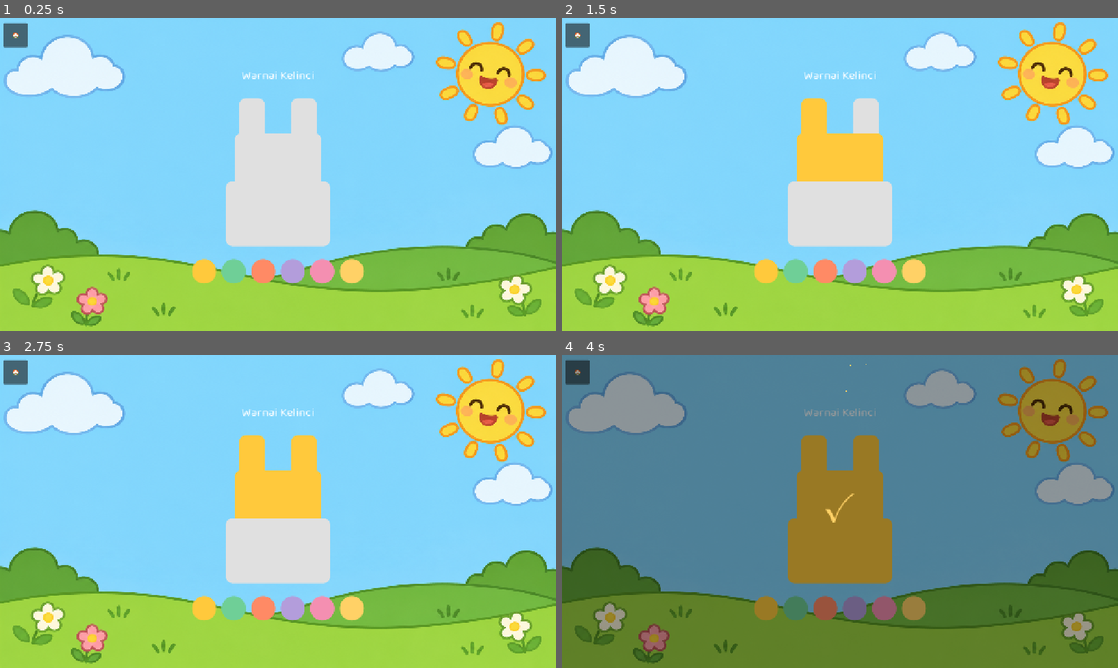
Above: before the commit, frames 1-4 (two rows, left to right).
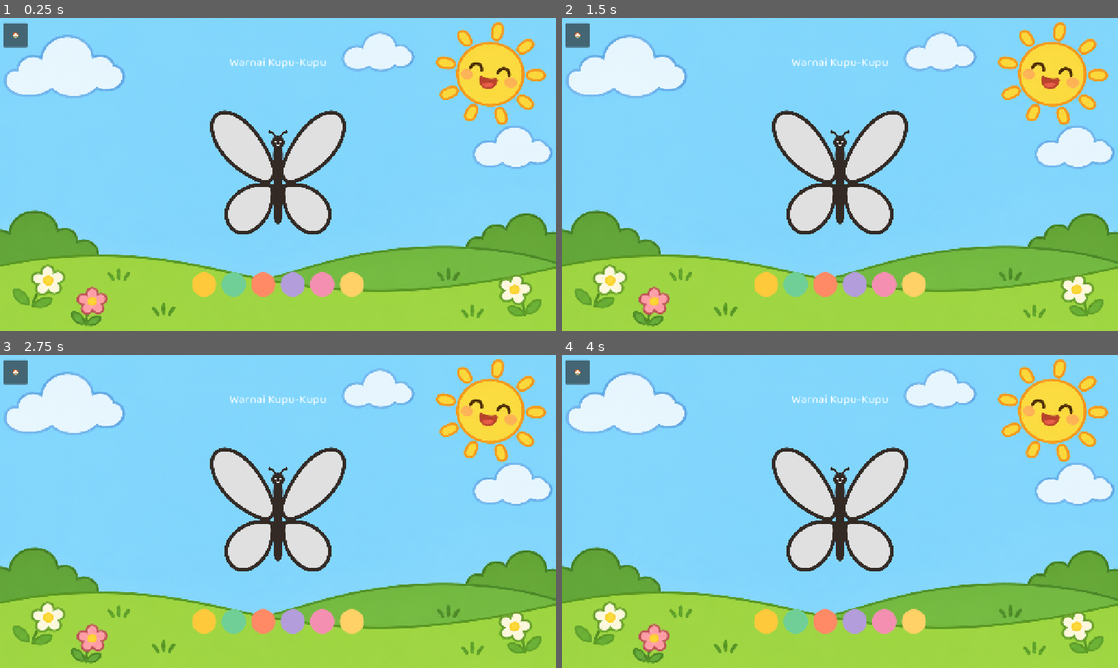
Above: after the commit, the same moments.

Repository: ptnusavisionmedia/game-balita
Game: Godot game, scene res://features/feature_mewarnai/Mewarnai.tscn
The game is run twice, just before and just after one commit, with the same random seed, the same clock (stepped at 60 frames per second) and the same inputs. This scene is started directly instead of the project's main scene.
Inputs (mouse positions are in pixels of both pictures, inside the frame that each line leads up to):
- Up to frame 1 (0.25 s): no input
- Up to frame 2 (1.5 s): click (812, 121) at 0.52 s; click (840, 171) at 1.27 s
- Up to frame 3 (2.75 s): click (305, 458) at 2.02 s
- Up to frame 4 (4 s): click (840, 498) at 2.77 s; click (840, 549) at 3.52 s

The runs differ from the first frame. In frame 1, 8.0% of the frame differs, in the area x 34-66%, y 12-90%; in frame 2, 9.5%; in frame 3, 9.6%; in frame 4, 100%, in the area x 0-100%, y 0-100%.

Commit message:
feat: redesain feature_puzzle & feature_mewarnai pakai ilustrasi asli
- feature_puzzle: shape-sorter asli (persegi/lingkaran/segitiga, solid
  + outline) ganti kotak warna generik — pola yang sudah didokumentasikan
  di obsidian-vault/Specs/feature_puzzle.md & docs/ASSET_LIST.md #6.
  Fallback ke kotak warna tetap ada kalau gambar belum ada.
- feature_mewarnai: 3 gambar (kelinci/bunga/kupu-kupu, dipilih acak per
  sesi) pakai lineart + 4 mask per gambar, bukan kotak abu-abu posisi
  manual. Area jadi TextureButton: `modulate` mewarnai bentuk aslinya,
  `texture_click_mask` dari alpha mask bikin hit-area ikut bentuk (lihat
  docs/PRECISION_ASSETS.md). Fallback kotak lama tetap ada.
- SfxService.play(null) di kedua modul diganti sfx_correct/sfx_tap asli.

Belum ditest di Godot editor — perlu verifikasi visual sebelum dianggap
selesai (lihat docs/TASK_BOARD.md).

Co-Authored-By: Claude Sonnet 5 <noreply@anthropic.com>

Diff:
--- a/features/feature_mewarnai/data/mewarnai_data.json
+++ b/features/feature_mewarnai/data/mewarnai_data.json
@@ -2,12 +2,37 @@
   {
     "picture_id": "kelinci",
     "picture_name": "Kelinci",
-    "canvas_size": { "w": 360, "h": 360 },
+    "canvas_size": { "w": 420, "h": 420 },
+    "lineart": "res://features/feature_mewarnai/assets/images/rabbit/rabbit_lineart.png",
     "areas": [
-      { "id": "telinga_kiri", "rect": { "x": 90, "y": 10, "w": 60, "h": 100 } },
-      { "id": "telinga_kanan", "rect": { "x": 210, "y": 10, "w": 60, "h": 100 } },
-      { "id": "kepala", "rect": { "x": 80, "y": 90, "w": 200, "h": 130 } },
-      { "id": "badan", "rect": { "x": 60, "y": 200, "w": 240, "h": 150 } }
+      { "id": "telinga_kiri", "name": "Telinga kiri", "mask": "res://features/feature_mewarnai/assets/images/rabbit/mask_left_ear.png" },
+      { "id": "telinga_kanan", "name": "Telinga kanan", "mask": "res://features/feature_mewarnai/assets/images/rabbit/mask_right_ear.png" },
+      { "id": "kepala", "name": "Kepala", "mask": "res://features/feature_mewarnai/assets/images/rabbit/mask_head.png" },
+      { "id": "badan", "name": "Badan", "mask": "res://features/feature_mewarnai/assets/images/rabbit/mask_body.png" }
+    ]
+  },
+  {
+    "picture_id": "bunga",
+    "picture_name": "Bunga",
+    "canvas_size": { "w": 420, "h": 420 },
+    "lineart": "res://features/feature_mewarnai/assets/images/flower/flower_lineart.png",
+    "areas": [
+      { "id": "mahkota", "name": "Mahkota", "mask": "res://features/feature_mewarnai/assets/images/flower/mask_blossom.png" },
+      { "id": "tengah", "name": "Tengah bunga", "mask": "res://features/feature_mewarnai/assets/images/flower/mask_center.png" },
+      { "id": "daun_kiri", "name": "Daun kiri", "mask": "res://features/feature_mewarnai/assets/images/flower/mask_left_leaf.png" },
+      { "id": "daun_kanan", "name": "Daun kanan", "mask": "res://features/feature_mewarnai/assets/images/flower/mask_right_leaf.png" }
+    ]
+  },
+  {
+    "picture_id": "kupu_kupu",
+    "picture_name": "Kupu-Kupu",
+    "canvas_size": { "w": 420, "h": 420 },
+    "lineart": "res://features/feature_mewarnai/assets/images/butterfly/butterfly_lineart.png",
+    "areas": [
+      { "id": "sayap_atas_kiri", "name": "Sayap atas kiri", "mask": "res://features/feature_mewarnai/assets/images/butterfly/mask_upper_left_wing.png" },
+      { "id": "sayap_atas_kanan", "name": "Sayap atas kanan", "mask": "res://features/feature_mewarnai/assets/images/butterfly/mask_upper_right_wing.png" },
+      { "id": "sayap_bawah_kiri", "name": "Sayap bawah kiri", "mask": "res://features/feature_mewarnai/assets/images/butterfly/mask_lower_left_wing.png" },
+      { "id": "sayap_bawah_kanan", "name": "Sayap bawah kanan", "mask": "res://features/feature_mewarnai/assets/images/butterfly/mask_lower_right_wing.png" }
     ]
   }
 ]
--- a/features/feature_mewarnai/mewarnai.gd
+++ b/features/feature_mewarnai/mewarnai.gd
@@ -6,6 +6,16 @@
 ## Palet warna sengaja pakai AppColors (bukan data file terpisah) supaya
 ## konsisten dengan feature_warna tanpa feature_* saling depend satu sama
 ## lain (lihat docs/ARCHITECTURE.md "Aturan dependensi").
+##
+## Update 2026-11-22: dipasang ilustrasi asli (lineart + mask per area,
+## lihat docs/ASSET_LIST.md #4 & docs/PRECISION_ASSETS.md) — ganti dari
+## kotak abu-abu posisi manual. Area jadi `TextureButton` yang texture-nya
+## = mask PNG itu sendiri: `modulate` mewarnai area (mask putih di atas
+## alpha transparan, jadi `modulate` = warna cat langsung kelihatan di
+## bentuk aslinya, bukan kotak), dan `texture_click_mask` (dibuat dari
+## alpha mask saat runtime) bikin hit-area PAS ikut bentuk, bukan kotak
+## bounding. Lineart digambar di atas semua area (mouse_filter=IGNORE,
+## supaya klik tetap tembus ke area di bawahnya).
 
 const DATA_PATH := "res://features/feature_mewarnai/data/mewarnai_data.json"
 const StarRewardOverlayScene := preload("res://core/scenes/StarRewardOverlay.tscn")
@@ -20,6 +30,7 @@
 var _filled_ids: Dictionary = {}
 var _active_color: Color
 var _area_buttons: Dictionary = {}
+var _uses_mask_art: bool = false
 
 
 func _ready() -> void:
@@ -31,9 +42,11 @@
 	if pictures.is_empty():
 		push_warning("feature_mewarnai: mewarnai_data.json kosong/gagal dibaca — modul tidak bisa jalan.")
 		return
-	var picture: Dictionary = pictures[0]
+	randomize()
+	var picture: Dictionary = pictures[randi() % pictures.size()]
 	_areas = picture.get("areas", [])
 	_active_color = _palette[0]
+	_uses_mask_art = not _areas.is_empty() and FileAccess.file_exists(str(_areas[0].get("mask", "")))
 
 	var vbox := VBoxContainer.new()
 	vbox.anchor_right = 1.0
@@ -58,10 +71,27 @@
 	canvas.size_flags_horizontal = Control.SIZE_SHRINK_CENTER
 	vbox.add_child(canvas)
 
-	for area in _areas:
-		var button := _make_area_button(area)
-		canvas.add_child(button)
-		_area_buttons[area.get("id", "")] = button
+	if _uses_mask_art:
+		for area in _areas:
+			var button := _make_mask_area_button(area, canvas.custom_minimum_size)
+			canvas.add_child(button)
+			_area_buttons[area.get("id", "")] = button
+		var lineart_path: String = picture.get("lineart", "")
+		if lineart_path != "" and FileAccess.file_exists(lineart_path):
+			var lineart := TextureRect.new()
+			lineart.texture = load(lineart_path)
+			lineart.anchor_right = 1.0
+			lineart.anchor_bottom = 1.0
+			lineart.expand_mode = TextureRect.EXPAND_IGNORE_SIZE
+			lineart.stretch_mode = TextureRect.STRETCH_SCALE
+			lineart.mouse_filter = Control.MOUSE_FILTER_IGNORE
+			canvas.add_child(lineart)
+	else:
+		# Fallback kotak abu-abu posisi manual, kalau data belum punya mask.
+		for area in _areas:
+			var button := _make_rect_area_button(area)
+			canvas.add_child(button)
+			_area_buttons[area.get("id", "")] = button
 
 	var palette_box := HBoxContainer.new()
 	palette_box.alignment = BoxContainer.ALIGNMENT_CENTER
@@ -81,12 +111,38 @@
 	return parsed if parsed is Array else []
 
 
-func _make_area_button(area: Dictionary) -> Button:
+## Area ilustrasi asli: 1 `TextureButton` per area, texture = mask PNG-nya
+## sendiri (putih di atas alpha transparan). `modulate` mewarnai bentuknya
+## langsung (bukan kotak bounding), `texture_click_mask` dari alpha mask
+## bikin hit-area ikut bentuk aslinya juga.
+func _make_mask_area_button(area: Dictionary, canvas_size: Vector2) -> TextureButton:
+	var mask_texture: Texture2D = load(str(area.get("mask", "")))
+	var button := TextureButton.new()
+	button.texture_normal = mask_texture
+	button.ignore_texture_size = true
+	button.stretch_mode = TextureButton.STRETCH_SCALE
+	button.anchor_right = 1.0
+	button.anchor_bottom = 1.0
+	button.modulate = UNFILLED_COLOR
+	button.texture_click_mask = _make_click_mask(mask_texture)
+	button.pressed.connect(_on_area_pressed.bind(area.get("id", "")))
+	return button
+
+
+func _make_click_mask(texture: Texture2D) -> BitMap:
+	var bitmap := BitMap.new()
+	bitmap.create_from_image_alpha(texture.get_image())
+	return bitmap
+
+
+## Fallback lama (kotak posisi manual) — dipakai kalau `mewarnai_data.json`
+## belum punya field "mask" (misal data custom tanpa ilustrasi asli).
+func _make_rect_area_button(area: Dictionary) -> Button:
 	var rect: Dictionary = area.get("rect", {})
 	var button := Button.new()
 	button.position = Vector2(rect.get("x", 0), rect.get("y", 0))
 	button.size = Vector2(rect.get("w", 50), rect.get("h", 50))
-	_set_button_color(button, UNFILLED_COLOR)
+	_set_rect_button_color(button, UNFILLED_COLOR)
 	button.pressed.connect(_on_area_pressed.bind(area.get("id", "")))
 	return button
 
@@ -103,7 +159,7 @@
 	return swatch
 
 
-func _set_button_color(button: Button, color: Color) -> void:
+func _set_rect_button_color(button: Button, color: Color) -> void:
 	var style := StyleBoxFlat.new()
 	style.bg_color = color
 	style.set_corner_radius_all(16)
@@ -114,11 +170,14 @@
 ## Tidak ada "benar/salah" — tap area mana pun, warna apa pun, selalu
 ## valid. Cuma dihitung "sudah pernah diisi" buat tahu sesi selesai.
 func _on_area_pressed(area_id: String) -> void:
-	var button: Button = _area_buttons.get(area_id)
+	var button: Control = _area_buttons.get(area_id)
 	if button == null:
 		return
-	_set_button_color(button, _active_color)
-	SfxService.play(null)  # TODO Farel: sfx_tap netral
+	if _uses_mask_art:
+		button.modulate = _active_color
+	else:
+		_set_rect_button_color(button, _active_color)
+	SfxService.play(load("res://core/assets/audio/sfx_tap.wav"))
 
 	if not _filled_ids.has(area_id):
 		_filled_ids[area_id] = true
--- a/features/feature_puzzle/data/puzzle_data.json
+++ b/features/feature_puzzle/data/puzzle_data.json
@@ -1,12 +1,29 @@
 [
   {
-    "picture_id": "bentuk_warna",
+    "picture_id": "bentuk_dasar",
     "picture_name": "Bentuk",
     "pieces": [
-      { "id": "a", "color_hex": "#FFC93C" },
-      { "id": "b", "color_hex": "#6FCF97" },
-      { "id": "c", "color_hex": "#4FC3F7" },
-      { "id": "d", "color_hex": "#F48FB1" }
+      {
+        "id": "persegi",
+        "name": "Persegi",
+        "color_hex": "#FFC93C",
+        "shape_image": "res://features/feature_puzzle/assets/images/shape_square.png",
+        "slot_image": "res://features/feature_puzzle/assets/images/slot_square.png"
+      },
+      {
+        "id": "lingkaran",
+        "name": "Lingkaran",
+        "color_hex": "#4FC3F7",
+        "shape_image": "res://features/feature_puzzle/assets/images/shape_circle.png",
+        "slot_image": "res://features/feature_puzzle/assets/images/slot_circle.png"
+      },
+      {
+        "id": "segitiga",
+        "name": "Segitiga",
+        "color_hex": "#F48FB1",
+        "shape_image": "res://features/feature_puzzle/assets/images/shape_triangle.png",
+        "slot_image": "res://features/feature_puzzle/assets/images/slot_triangle.png"
+      }
     ]
   }
 ]
--- a/features/feature_puzzle/puzzle.gd
+++ b/features/feature_puzzle/puzzle.gd
@@ -21,6 +21,7 @@
 var _slot_buttons: Dictionary = {}   # id -> Button
 var _slot_filled: Dictionary = {}    # id -> bool
 var _selected_piece_id: String = ""
+var _has_shape_images: bool = false
 
 
 func _ready() -> void:
@@ -34,6 +35,8 @@
 		return
 	var puzzle: Dictionary = puzzles[0]
 	_pieces_data = puzzle.get("pieces", [])
+	_has_shape_images = not _pieces_data.is_empty() \
+		and FileAccess.file_exists(str(_pieces_data[0].get("shape_image", "")))
 
 	var vbox := VBoxContainer.new()
 	vbox.anchor_right = 1.0
@@ -65,6 +68,7 @@
 		var slot_button := Button.new()
 		slot_button.custom_minimum_size = Vector2(120, 120)
 		_style_slot_empty(slot_button)
+		_set_button_shape_icon(slot_button, piece.get("slot_image", ""), "")
 		slot_button.pressed.connect(_on_slot_pressed.bind(id))
 		slots_box.add_child(slot_button)
 		_slot_buttons[id] = slot_button
@@ -84,9 +88,10 @@
 		var piece_button := Button.new()
 		piece_button.custom_minimum_size = Vector2(110, 110)
 		_style_piece(piece_button, color, false)
+		_set_button_shape_icon(piece_button, piece.get("shape_image", ""), str(piece.get("name", "")))
 		piece_button.pressed.connect(_on_piece_pressed.bind(id))
 		pieces_box.add_child(piece_button)
-		_piece_buttons[id] = {"button": piece_button, "color": color}
+		_piece_buttons[id] = {"button": piece_button, "color": color, "shape_image": piece.get("shape_image", "")}
 
 	_add_home_button()
 
@@ -98,9 +103,11 @@
 	return parsed if parsed is Array else []
 
 
+## Fallback kalau gambar shape-sorter asli belum ada: kotak warna polos
+## (gaya lama). Dengan gambar, warna cuma kepake di border seleksi.
 func _style_piece(button: Button, color: Color, selected: bool) -> void:
 	var style := StyleBoxFlat.new()
-	style.bg_color = color
+	style.bg_color = color if not _has_shape_images else Color(0, 0, 0, 0)
 	style.set_corner_radius_all(12)
 	if selected:
 		style.border_color = AppColors.GOLD
@@ -121,10 +128,25 @@
 
 func _style_slot_filled(button: Button, color: Color) -> void:
 	var style := StyleBoxFlat.new()
-	style.bg_color = color
+	style.bg_color = color if not _has_shape_images else Color(0, 0, 0, 0)
+	style.border_color = AppColors.LEAF
+	style.set_border_width_all(4)
 	style.set_corner_radius_all(12)
 	for state in ["normal", "hover", "pressed", "focus"]:
 		button.add_theme_stylebox_override(state, style)
+
+
+## Pasang ilustrasi shape-sorter asli (lihat docs/ASSET_LIST.md #6) kalau
+## filenya ada; kalau belum, biarkan kotak warna polos (gaya lama) yang
+## dipasang `_style_piece`/`_style_slot_empty`.
+func _set_button_shape_icon(button: Button, image_path, fallback_text: String) -> void:
+	var path := str(image_path)
+	if path != "" and FileAccess.file_exists(path):
+		button.icon = load(path)
+		button.expand_icon = true
+		button.add_theme_constant_override("icon_max_width", 88)
+	elif fallback_text != "":
+		button.text = fallback_text
 
 
 ## Tap keping = "pilih" (toggle — tap lagi buat batal pilih). Pilih
@@ -147,10 +169,12 @@
 		return
 
 	var entry: Dictionary = _piece_buttons[_selected_piece_id]
-	_style_slot_filled(_slot_buttons[slot_id], entry["color"])
+	var slot_button: Button = _slot_buttons[slot_id]
+	_style_slot_filled(slot_button, entry["color"])
+	_set_button_shape_icon(slot_button, entry.get("shape_image", ""), "")
 	entry["button"].visible = false
 	_slot_filled[slot_id] = true
-	SfxService.play(null)  # TODO Farel: sfx_correct
+	SfxService.play(load("res://core/assets/audio/sfx_correct.wav"))
 	_selected_piece_id = ""
 
 	_filled_count += 1
